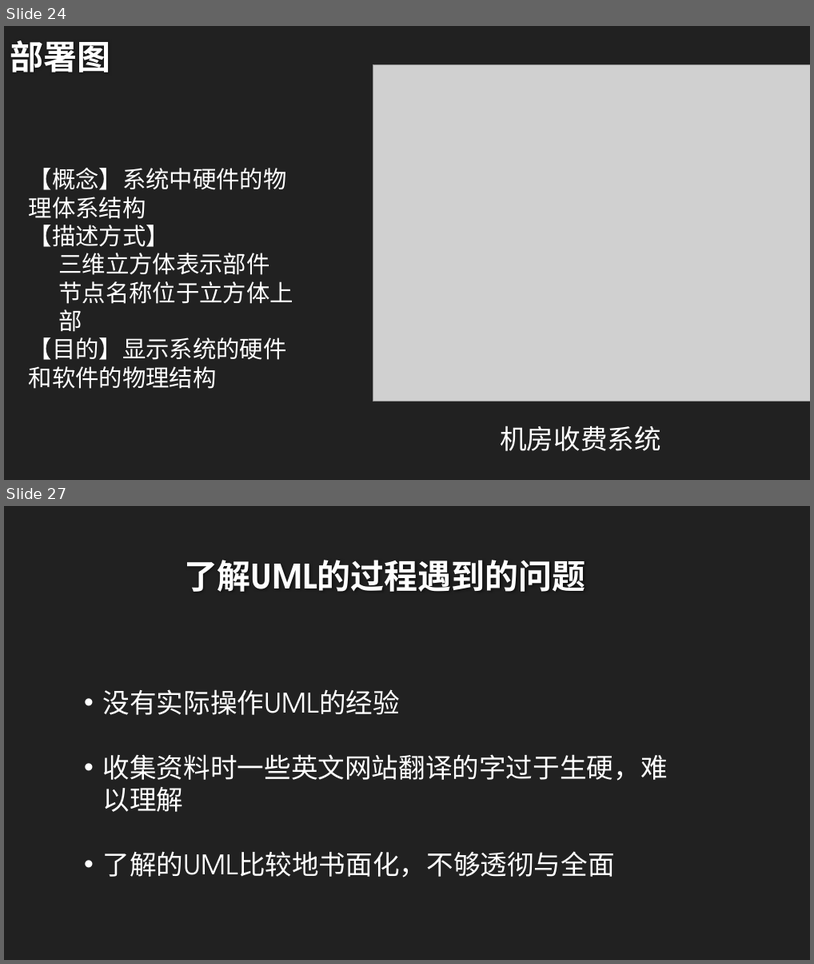
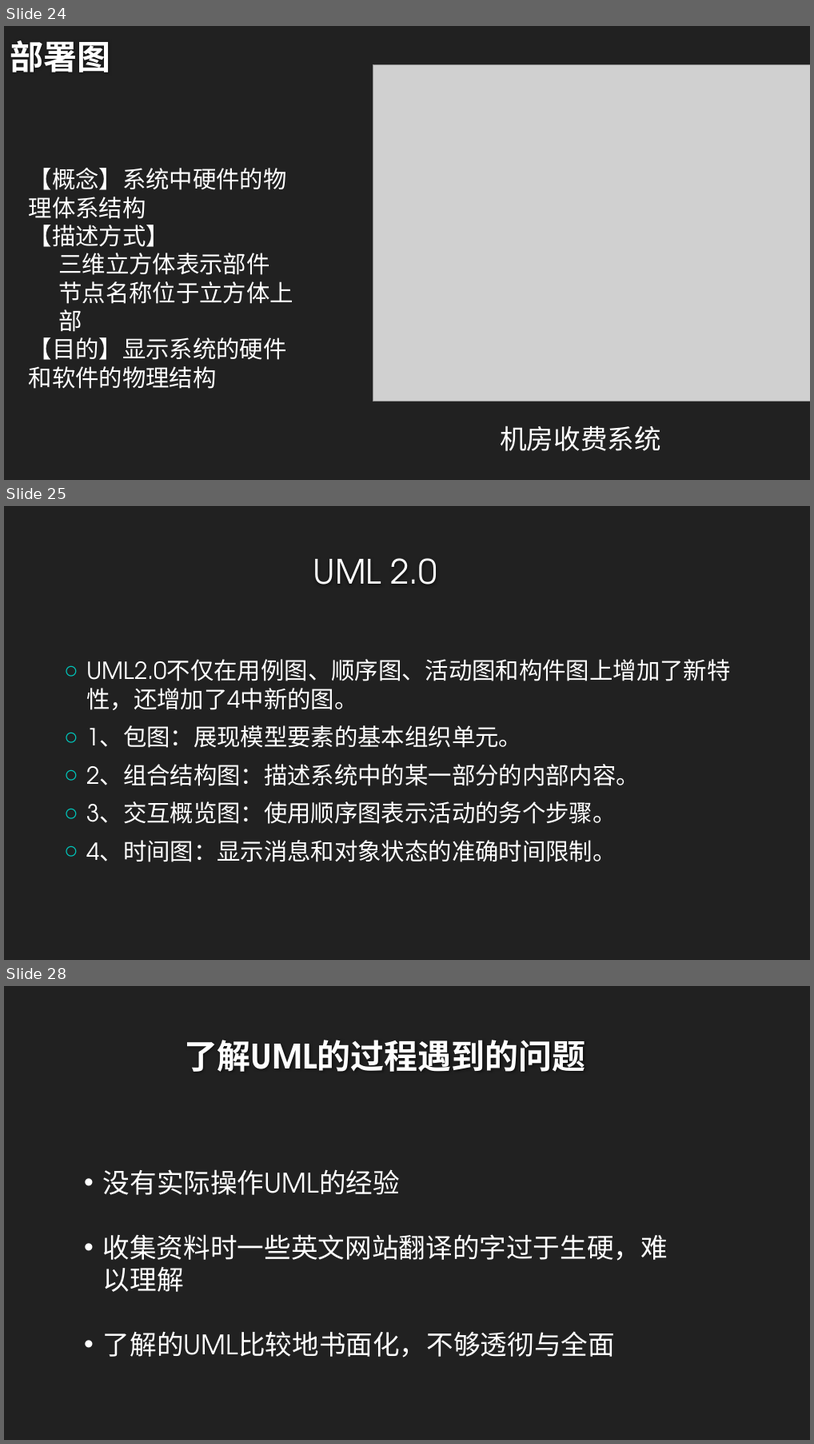
Before and after one commit to twn422/PRD2017, a slide deck: PRD-2017-G24/STW/非受控文件/翻转课堂作业/UML概述/UML概述.pptx. Shown one above the other, each under a label of ours: slides 24 and 27 before the commit, slides 24, 25 and 28 after it; the slides between them are not shown. The pictures are 814x964 and 814x1444 pixels, drawn with LibreOffice and Linux fonts; fonts in the diff are those of the drawing; grey boxes stand for pictures; background and template pictures are left out. Boxes give left, top, right and bottom in pixels: in the first picture for what was removed or moved away, otherwise in the second. Text is boxed around its words. In the diff, an @@ line names an element or a change of style, - is before the commit and + after.

```diff
--- a/PRD-2017-G24/STW/非受控文件/翻转课堂作业/UML概述/UML概述.pptx
+++ b/PRD-2017-G24/STW/非受控文件/翻转课堂作业/UML概述/UML概述.pptx
@@ slide 25 added at (4,506,810,960), background #212121 @@
@@ title added at (314,558,438,584), 40 pt, text #FEFEFE @@
+UML 2.0
@@ text added at (86,659,730,862), 28 pt, text #FFFFFF @@
+○ UML2.0不仅在用例图、顺序图、活动图和构件图上增加了新特性，还增加了4中新的图。
+○ 1、包图：展现模型要素的基本组织单元。
+○ 2、组合结构图：描述系统中的某一部分的内部内容。
+○ 3、交互概览图：使用顺序图表示活动的务个步骤。
+○ 4、时间图：显示消息和对象状态的准确时间限制。
@@ what was slide 27 is now slide 28 @@
```
Also in this commit, not shown: 5 slides changed, 2 other files.
